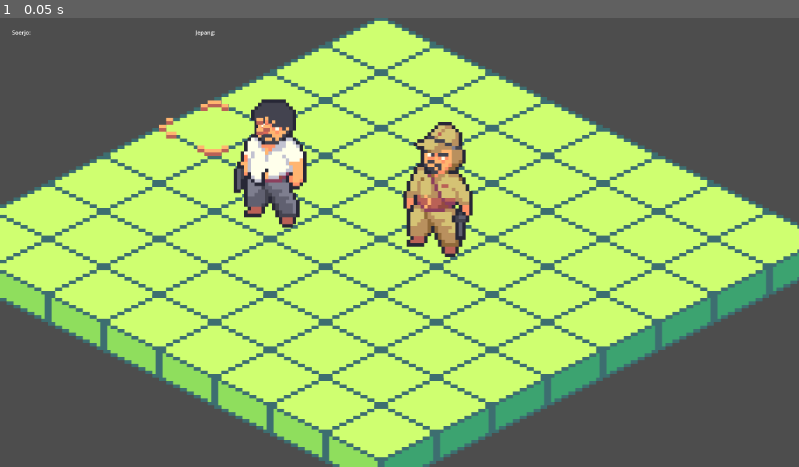
Above: before the commit, frame 1.
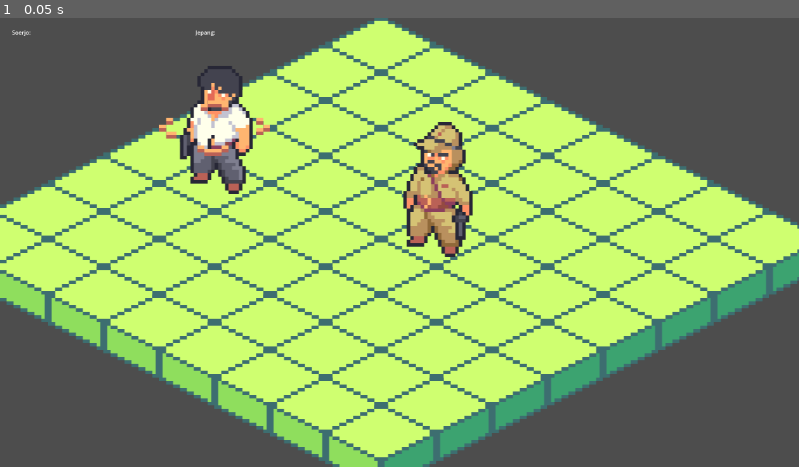
Above: after the commit, the same moment.

Repository: edenbayu/PerangSurabaya
Game: Godot game, scene res://Scene/level_1.tscn
Two runs of this game, one before a commit and one after it. Both use one fixed random seed, a clock stepped at 60 frames per second and the inputs below.
Inputs:
- Up to frame 1 (0.05 s): no input

The runs differ from the first frame. In frame 1, 3.2% of the frame differs, in the area x 22-39%, y 10-47%.
Error before the commit: Parse Error: Identifier "_sprite" not declared in the current scope. (res://Scene/GameBoard.gd:9)

Commit message:
Add Cursor to Game

Diff:
--- a/TurnBased_AIBehavior/Scene/GameBoard.gd
+++ b/TurnBased_AIBehavior/Scene/GameBoard.gd
@@ -1,12 +1,21 @@
 class_name GameBoard
 extends Node2D
 
-@onready var unitPath = $UnitPath
+@onready var unitPath: UnitPath = $UnitPath
 @onready var cursor = $Cursor
 
-func _check_hoverable_tiles():
-	if unitPath.local_to_map(position) in unitPath.get_walkable_cells():
-		_sprite.visible = true
-	elif !unitPath.local_to_map(position) in unitPath.get_walkable_cells():
-		_sprite.visible = false
-	is_within_map = _sprite.visible
+var is_within_map: bool
+
+##Function untuk mengecek apakah cursor berada di dalam cell yang aktif
+func _check_hoverable_tiles(cell: Vector2) -> void:
+	var current_cursor_location: Vector2 = unitPath.local_to_map(cell)
+	if unitPath.local_to_map(cell) in unitPath.get_walkable_cells():
+		cursor._sprite.visible = true
+		cursor.position = unitPath.map_to_local(current_cursor_location)
+	elif !unitPath.local_to_map(cell) in unitPath.get_walkable_cells():
+		cursor._sprite.visible = false
+	is_within_map = cursor._sprite.visible
+
+func _select_unit(cell: Vector2) -> void:
+	var mapped_pos = unitPath.local_tomap(cell)
+	unitPath.draw(Vector2(0,0), mapped_pos)
--- a/TurnBased_AIBehavior/Scene/Player.tscn
+++ b/TurnBased_AIBehavior/Scene/Player.tscn
@@ -1,9 +1,12 @@
-[gd_scene load_steps=2 format=3 uid="uid://bcbj38fvkj2b5"]
+[gd_scene load_steps=3 format=3 uid="uid://bcbj38fvkj2b5"]
+
+[ext_resource type="Script" path="res://Scripts/Player.gd" id="1_2t8lw"]
 
 [sub_resource type="CircleShape2D" id="CircleShape2D_wdqu4"]
 radius = 13.9393
 
 [node name="CharacterBody2D" type="CharacterBody2D"]
+script = ExtResource("1_2t8lw")
 
 [node name="Sprite2D" type="Sprite2D" parent="."]
 
--- a/TurnBased_AIBehavior/Scene/UnitPath.gd
+++ b/TurnBased_AIBehavior/Scene/UnitPath.gd
@@ -12,3 +12,4 @@
 	current_path = _pathfinder.calculate_point_path(cell_start, cell_end)
 	for cell in current_path:
 		set_cell(0, cell, 0, Vector2(3,0))
+	print(current_path)
--- a/TurnBased_AIBehavior/Scene/level_1.tscn
+++ b/TurnBased_AIBehavior/Scene/level_1.tscn
@@ -1,10 +1,9 @@
-[gd_scene load_steps=14 format=3 uid="uid://ccb0nkt8llyhg"]
+[gd_scene load_steps=13 format=3 uid="uid://ccb0nkt8llyhg"]
 
 [ext_resource type="Script" path="res://Scene/GameBoard.gd" id="1_hyekb"]
 [ext_resource type="PackedScene" uid="uid://bcbj38fvkj2b5" path="res://Scene/Player.tscn" id="1_lscfy"]
 [ext_resource type="Texture2D" uid="uid://b7mqwj77mfgeo" path="res://Resources/tilese_resized.png" id="1_saa2u"]
 [ext_resource type="Script" path="res://Scene/UnitPath.gd" id="2_3478f"]
-[ext_resource type="Script" path="res://Scripts/Player.gd" id="2_n6hoc"]
 [ext_resource type="Texture2D" uid="uid://dvyiuno65ptv3" path="res://Sprites/anton.png" id="3_buwkf"]
 [ext_resource type="Resource" uid="uid://deeklyq7gyhha" path="res://Resources/Soerjo.tres" id="3_ortks"]
 [ext_resource type="Texture2D" uid="uid://ci0yghdvtlx0" path="res://Sprites/jepang.png" id="4_6m427"]
@@ -44,8 +43,6 @@
 [node name="Player" type="Node2D" parent="GameBoard"]
 
 [node name="Soerjo" parent="GameBoard/Player" instance=ExtResource("1_lscfy")]
-position = Vector2(155, 97)
-script = ExtResource("2_n6hoc")
 skin = ExtResource("3_buwkf")
 util = ExtResource("3_ortks")
 
@@ -53,7 +50,6 @@
 
 [node name="Enemy1" parent="GameBoard/Enemy" instance=ExtResource("1_lscfy")]
 position = Vector2(644, 172)
-script = ExtResource("2_n6hoc")
 skin = ExtResource("4_6m427")
 util = ExtResource("6_uetew")
 
@@ -72,3 +68,5 @@
 offset_top = -288.0
 offset_right = -584.0
 offset_bottom = -288.0
+
+[connection signal="moved" from="GameBoard/Cursor" to="GameBoard" method="_check_hoverable_tiles"]
--- a/TurnBased_AIBehavior/Scripts/Cursor.gd
+++ b/TurnBased_AIBehavior/Scripts/Cursor.gd
@@ -10,39 +10,24 @@
 #Waktu sebelum mouse dapat berpindah lagi
 @export var cursor_ui_cooldown := 0.1
 
-#Menentukan koordinat cell yg ditunjuk atau (hovered) by cursor
-var is_within_map: bool
-
 ### PR BENARKAN CURSOR LOCATOR SESUAIKAN DENGAN TILEMAP### ->> DONE [v]
 var cell := Vector2.ZERO:
 	set(value):
-		var new_cell: Vector2 = map.local_to_map(get_global_mouse_position())
-
+		var new_cell: Vector2 = get_global_mouse_position()
 		cell = new_cell
-		position = map.map_to_local(cell)
-		_check_hoverable_tiles()
-		emit_signal("moved", cell)
 		_timer.start()
 
 # Called when the node enters the scene tree for the first time.
 func _ready():
 	_timer.wait_time = cursor_ui_cooldown
-	position = map.local_to_map(cell)
 
 func _unhandled_input(event: InputEvent) -> void:
 	# Navigating cells with the mouse (update cell baed on hovered mouse).
 	if event is InputEventMouseMotion:
-		cell = map.local_to_map(event.position)
+		cell = event.position
+		emit_signal("moved", cell)
 	# Trying to select something in a cell.
 	elif event.is_action_pressed("click") or event.is_action_pressed("ui_accept"):
 		print(cell)
 		emit_signal("accept_pressed", cell)
-		get_viewport().set_input_as_handled()
-
-	var should_move := event.is_pressed()
-	if event.is_echo():
-		should_move = should_move and _timer.is_stopped()
-
-	if not should_move:
-		return
 # Called every frame. 'delta' is the elapsed time since the previous frame.
--- a/TurnBased_AIBehavior/Scripts/Player.gd
+++ b/TurnBased_AIBehavior/Scripts/Player.gd
@@ -1,3 +1,5 @@
+@tool
+
 extends CharacterBody2D
 
 @onready var _sprite = $Sprite2D
@@ -17,9 +19,3 @@
 		health = value
 		if util.unit_name == "Soerjo":
 			value += util.unit_level * 50
-
-func _ready():
-	print(health)
-
-func _process(delta):
-	pass
--- a/TurnBased_AIBehavior/project.godot
+++ b/TurnBased_AIBehavior/project.godot
@@ -19,6 +19,14 @@
 
 project/assembly_name="Perang Surabaya"
 
+[input]
+
+click={
+"deadzone": 0.5,
+"events": [Object(InputEventMouseButton,"resource_local_to_scene":false,"resource_name":"","device":-1,"window_id":0,"alt_pressed":false,"shift_pressed":false,"ctrl_pressed":false,"meta_pressed":false,"button_mask":0,"position":Vector2(0, 0),"global_position":Vector2(0, 0),"factor":1.0,"button_index":1,"canceled":false,"pressed":false,"double_click":false,"script":null)
+]
+}
+
 [rendering]
 
 renderer/rendering_method="mobile"
